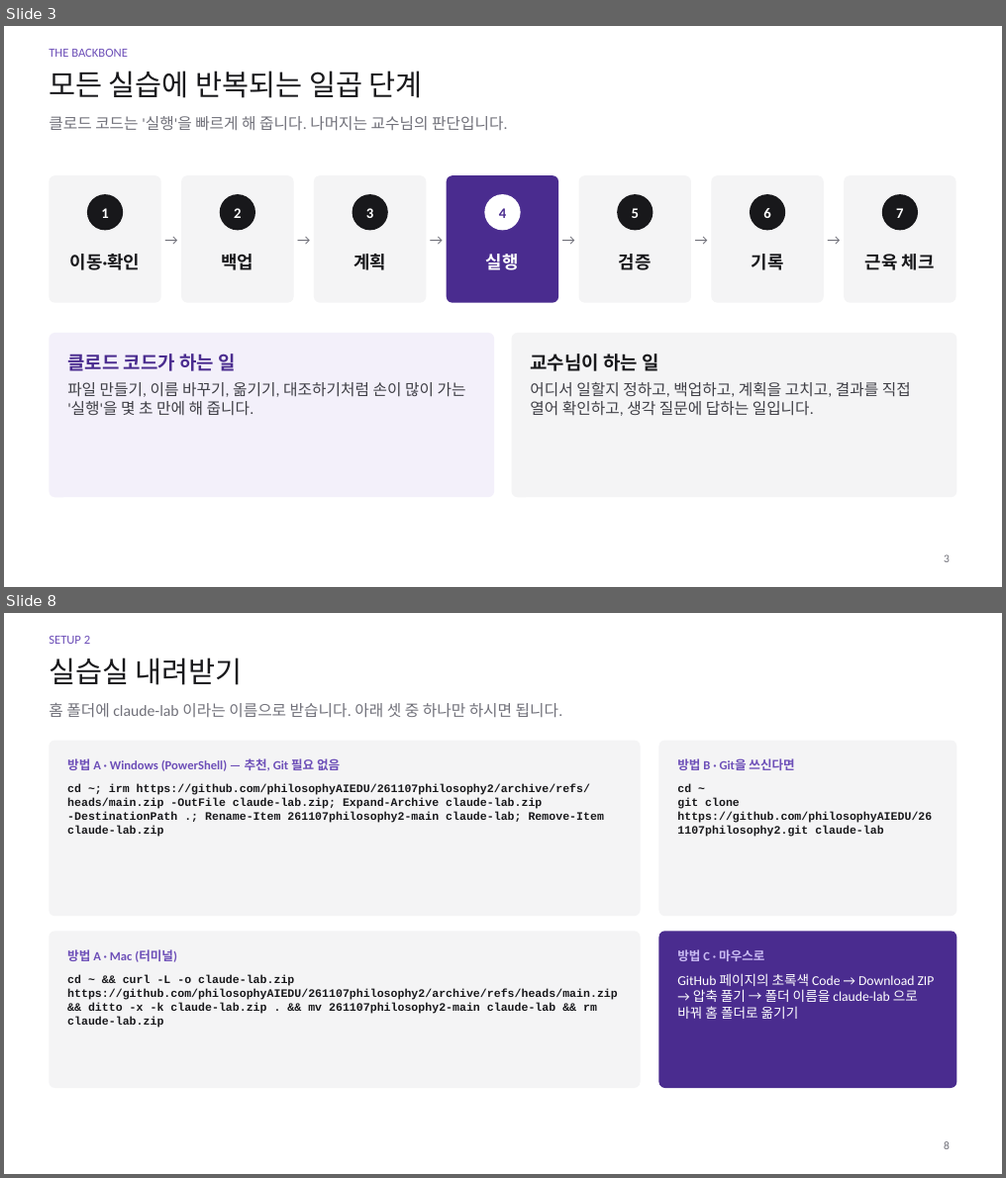
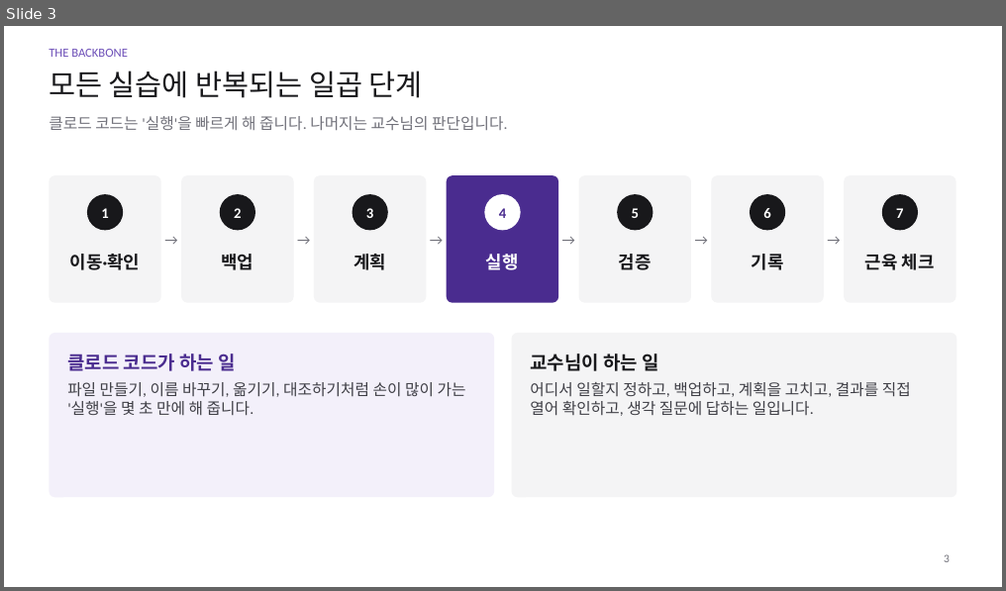
Before and after one commit to philosophyAIEDU/261107philosophy2, a slide deck: instructor/slides/클로드코드_실습실_진행슬라이드.pptx. Shown one above the other, each under a label of ours: slides 3 and 8 before the commit, slide 3 after it; the slides between them are not shown. The pictures are 1006x1178 and 1006x591 pixels, drawn with LibreOffice and Linux fonts; fonts in the diff are those of the drawing. Boxes give left, top, right and bottom in pixels: in the first picture for what was removed or moved away, otherwise in the second. Text is boxed around its words. In the diff, an @@ line names an element or a change of style, - is before the commit and + after.

```diff
--- a/instructor/slides/클로드코드_실습실_진행슬라이드.pptx
+++ b/instructor/slides/클로드코드_실습실_진행슬라이드.pptx
@@ slide 8 removed at [4, 613, 1002, 1174], background #FFFFFF @@
@@ text removed at [49, 636, 90, 644] @@
-SETUP 2
@@ title removed at [49, 658, 243, 685] @@
-실습실 내려받기
@@ text removed at [49, 703, 563, 717] @@
-홈 폴더에 claude-lab 이라는 이름으로 받습니다. 아래 셋 중 하나만 하시면 됩니다.
@@ rounded rectangle removed at [49, 741, 641, 916] @@
@@ text removed at [67, 759, 340, 771] @@
-방법 A · Windows (PowerShell) — 추천, Git 필요 없음
@@ rounded rectangle removed at [659, 741, 957, 916] @@
@@ text removed at [677, 759, 794, 770] @@
-방법 B · Git을 쓰신다면
@@ text removed at [67, 784, 604, 837] @@
-cd ~; irm https://github.com/philosophyAIEDU/261107philosophy2/archive/refs/heads/main.zip -OutFile claude-lab.zip; Expand-Archive claude-lab.zip -DestinationPath .; Rename-Item 261107philosophy2-main claude-lab; Remove-Item claude-lab.zip
@@ text removed at [677, 784, 932, 837] @@
-cd ~
-git clone https://github.com/philosophyAIEDU/261107philosophy2.git claude-lab
@@ rounded rectangle removed at [49, 931, 641, 1088] @@
@@ rounded rectangle removed at [659, 931, 957, 1088] @@
@@ text removed at [67, 950, 177, 962] @@
-방법 A · Mac (터미널)
@@ text removed at [677, 950, 764, 961] @@
-방법 C · 마우스로
@@ text removed at [67, 975, 618, 1028] @@
-cd ~ && curl -L -o claude-lab.zip https://github.com/philosophyAIEDU/261107philosophy2/archive/refs/heads/main.zip && ditto -x -k claude-lab.zip . && mv 261107philosophy2-main claude-lab && rm claude-lab.zip
@@ text removed at [677, 973, 935, 1019] @@
-GitHub 페이지의 초록색 Code → Download ZIP → 압축 풀기 → 폴더 이름을 claude-lab 으로 바꿔 홈 폴더로 옮기기
@@ page number removed at [944, 1142, 949, 1150] @@
-8
```
Also in this commit, not shown: 5 slides changed, 12 slides added, 1 other slide removed.
